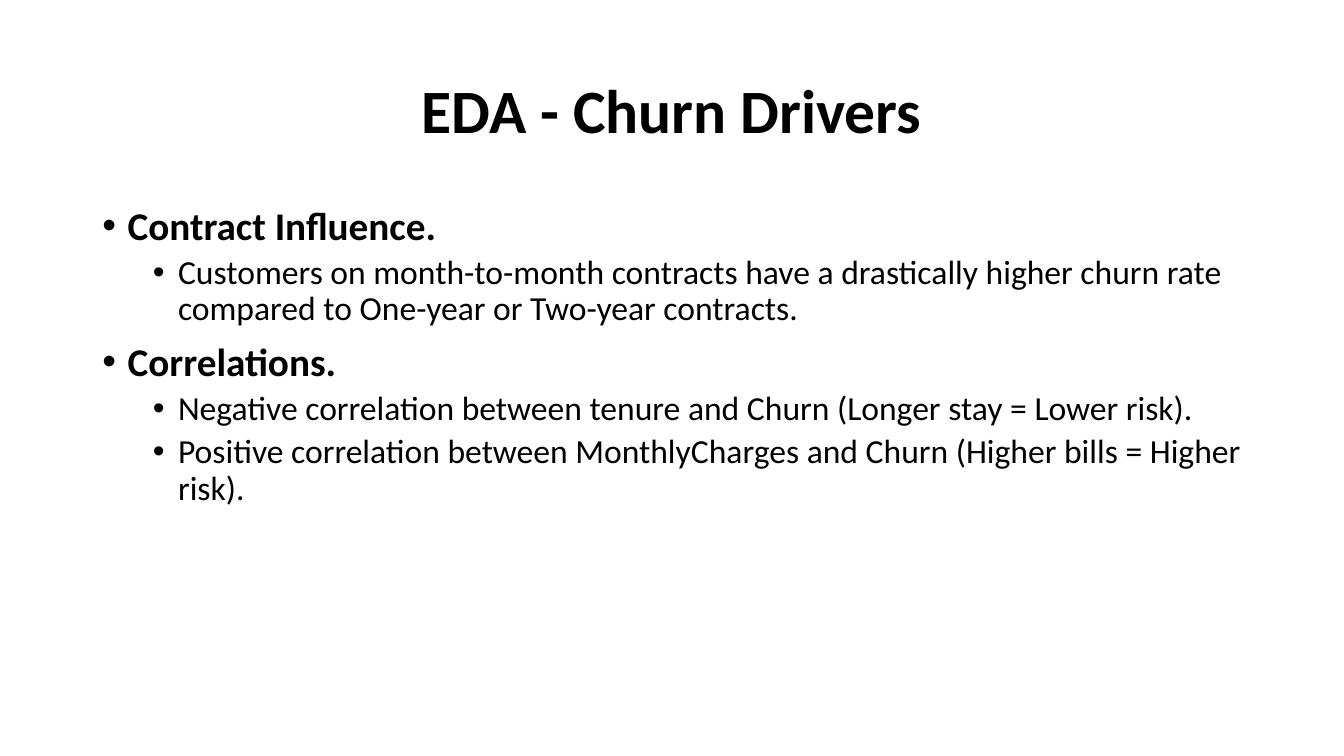
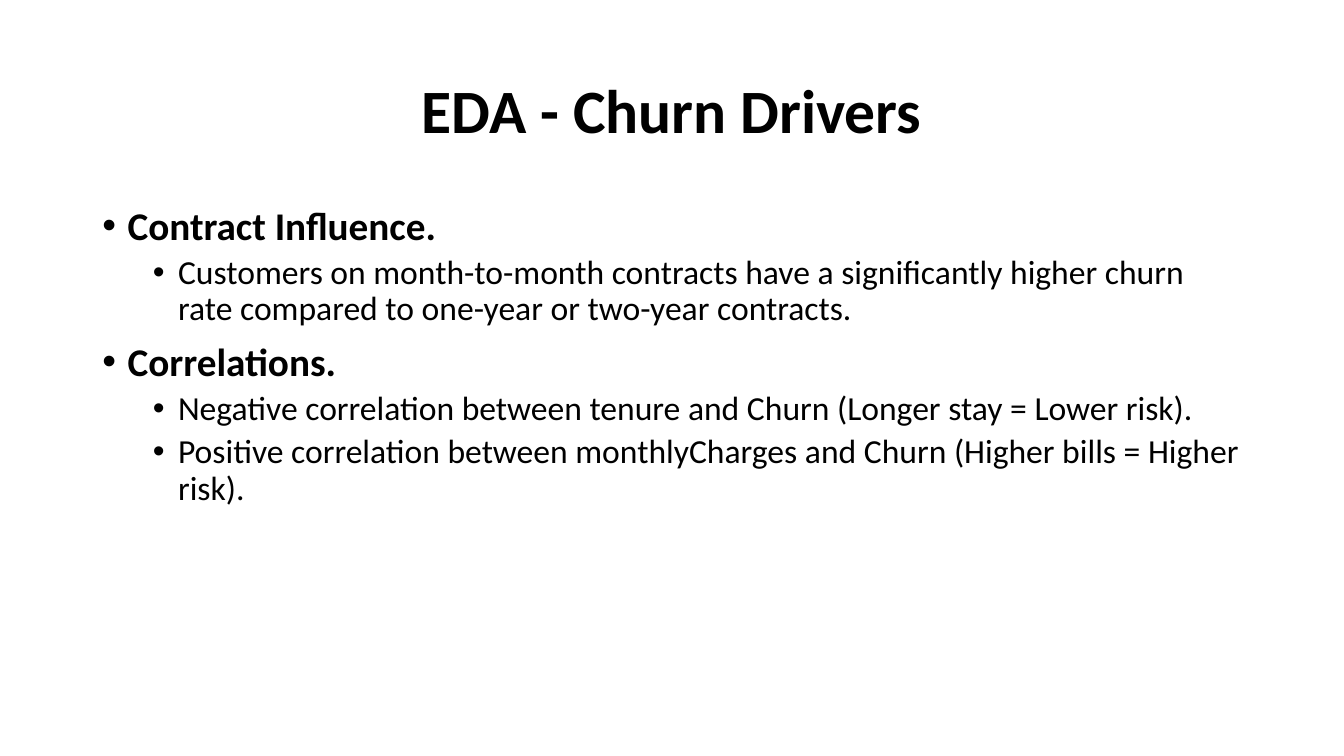
Before and after one commit to johnsteven9988776655/East_african_telecom_customer_churn, a slide deck: slide 6 of TELECOM CUSTOMER CHURN PREDICTION ANALYSIS.pptx. Drawn at 1344x756 pixels with LibreOffice and Linux fonts; fonts in the diff are those of the drawing. Boxes give left, top, right and bottom in pixels: in the first picture for what was removed or moved away, otherwise in the second. Text is boxed around its words. In the diff, an @@ line names an element or a change of style, - is before the commit and + after.

Commit message:
updated

```diff
--- a/TELECOM CUSTOMER CHURN PREDICTION ANALYSIS.pptx
+++ b/TELECOM CUSTOMER CHURN PREDICTION ANALYSIS.pptx
@@ text at box(178, 260, 1184, 326): text changed @@
-  • Customers on month-to-month contracts have a drastically higher churn rate compared to One-year or Two-year contracts.
+  • Customers on month-to-month contracts have a significantly higher churn rate compared to one-year or two-year contracts.
@@ text at box(178, 438, 1238, 505): text changed @@
-  • Positive correlation between MonthlyCharges and Churn (Higher bills = Higher risk).
+  • Positive correlation between monthlyCharges and Churn (Higher bills = Higher risk).
```
Also in this commit, not shown: 3 other slides changed.
